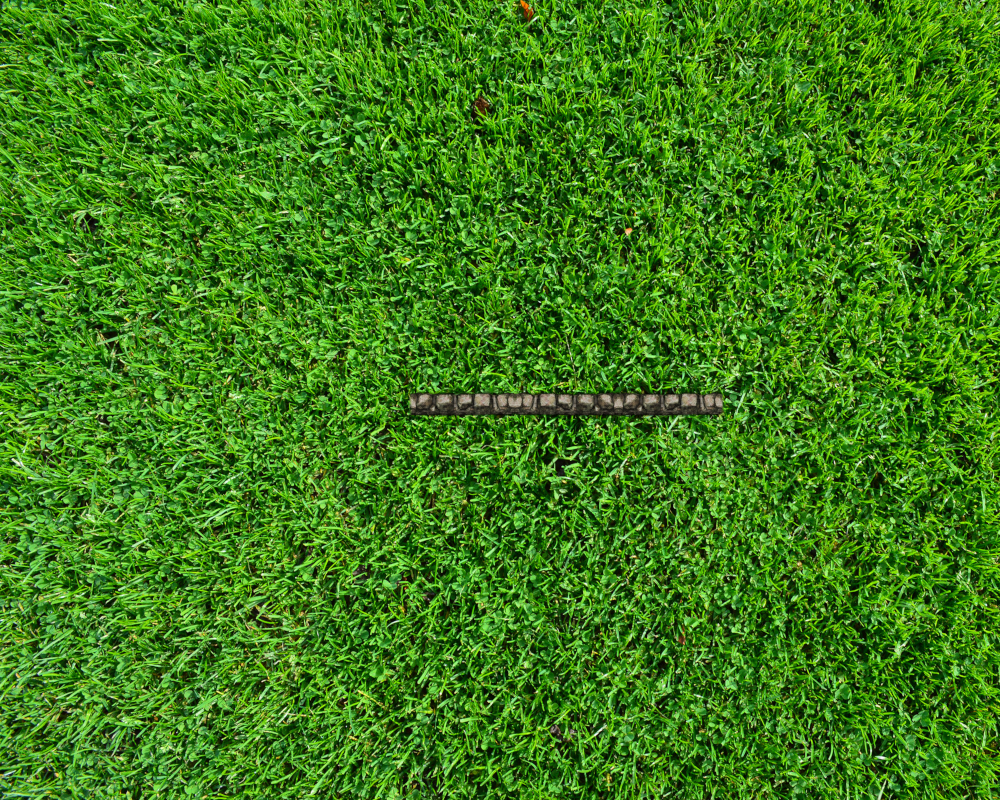
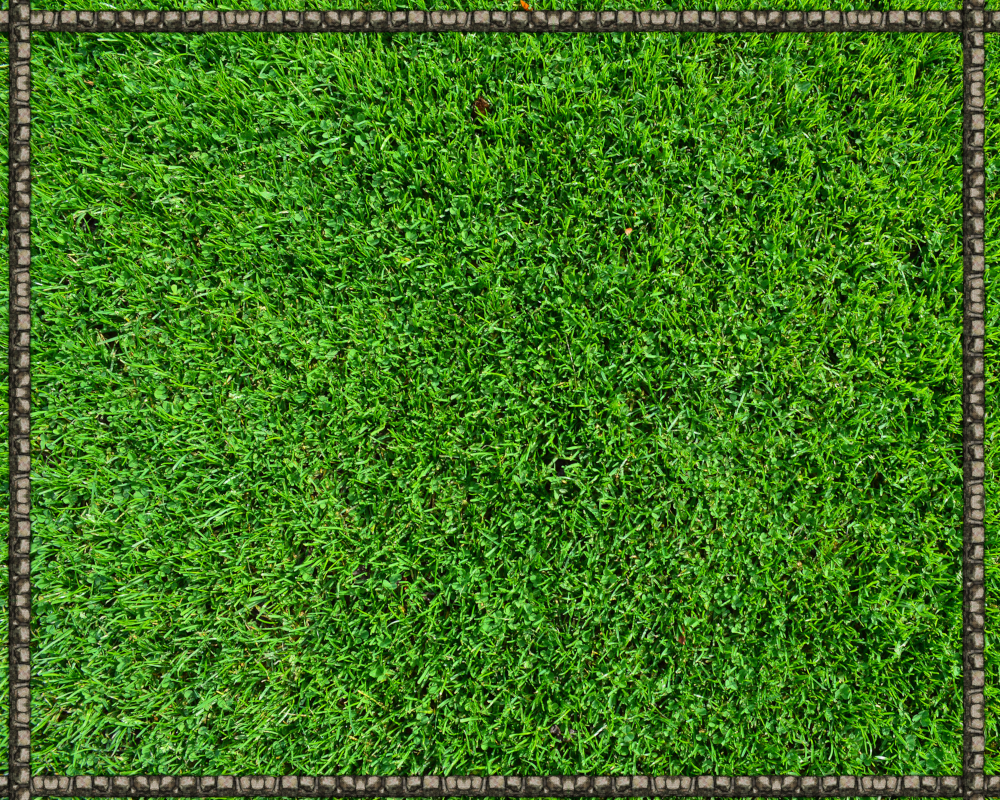
Before/after of a 1000x800 layered artwork. What changed in the layer stack:
removed layer "wall.png copy" over left=510, top=390, right=624, bottom=418
removed layer "wall.png copy #1" over left=613, top=390, right=727, bottom=418
removed layer "wall.png" over left=407, top=390, right=520, bottom=419
added layer "TextOutline copy #2" above "TextOutline copy #1" over left=959, top=0, right=989, bottom=800
added layer "TextOutline copy #1" above "TextOutline copy" over left=5, top=0, right=35, bottom=800
added layer "TextOutline copy" above "TextOutline" over left=0, top=771, right=1000, bottom=800
painted on "TextOutline" over left=0, top=6, right=1000, bottom=36
